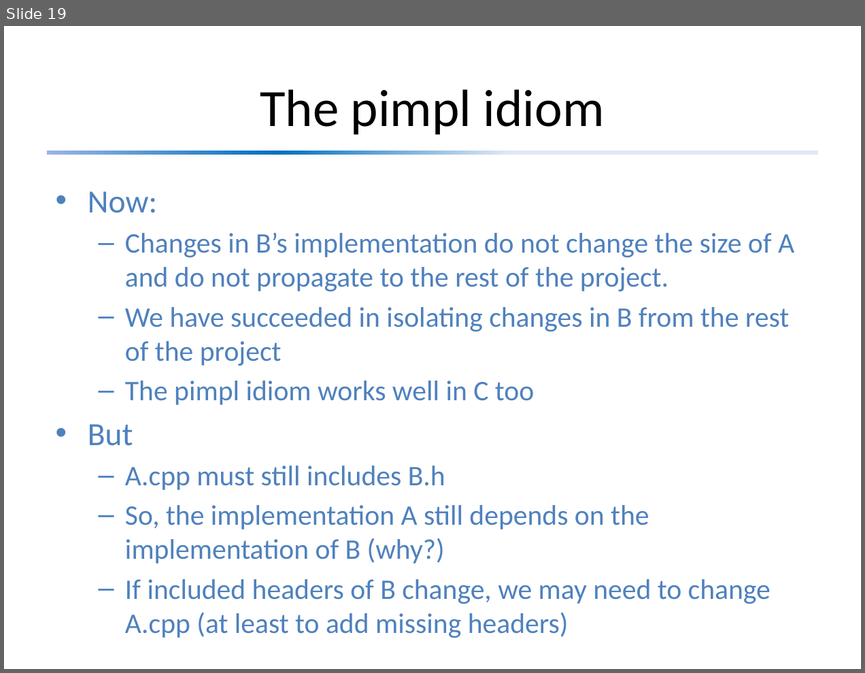
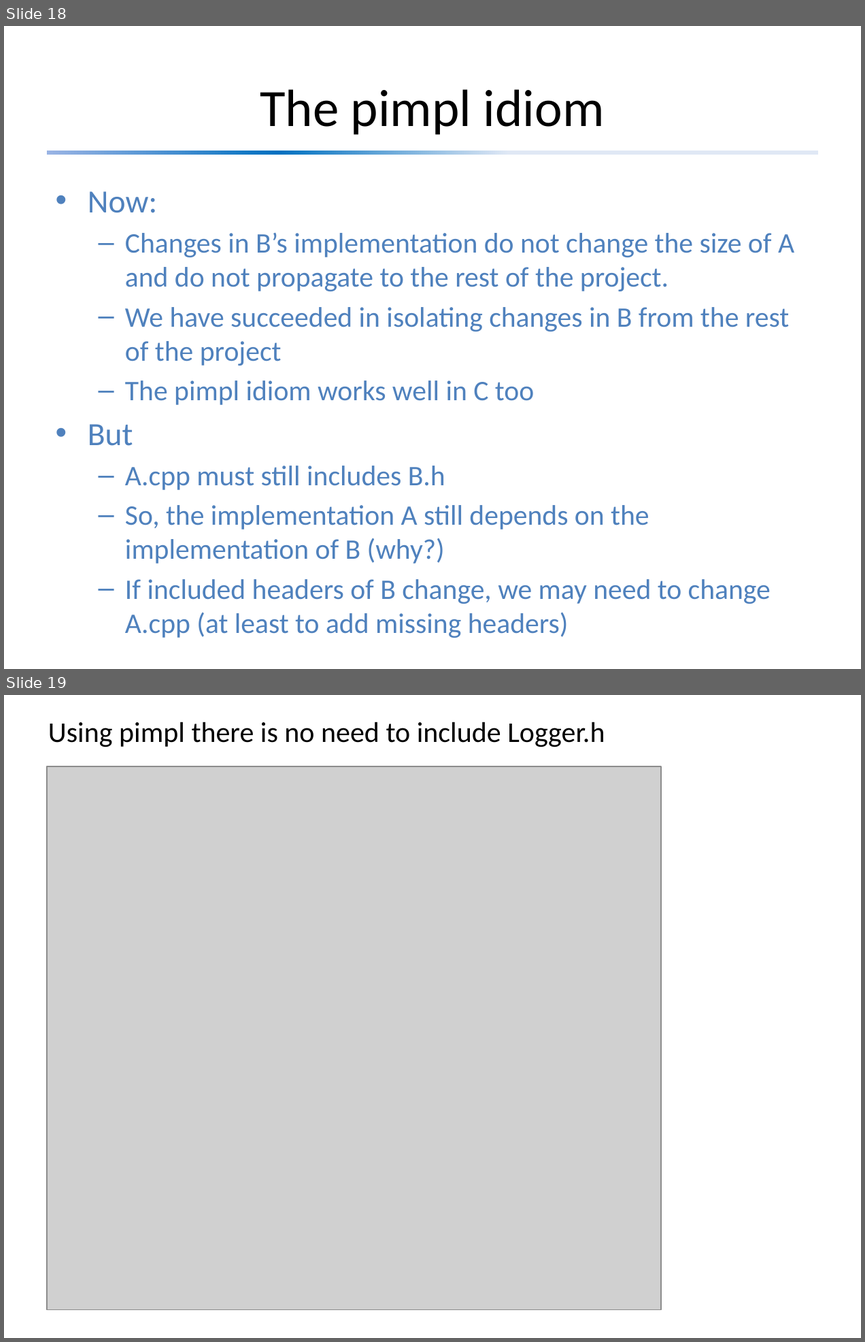
Before and after one commit to david-sackstein/solid-c-cpp, a slide deck: Module 3 - Decoupling Software.pptx. Shown one above the other, each under a label of ours: slide 19 before the commit, slides 18 and 19 after it. The pictures are 865x673 and 865x1342 pixels, drawn with LibreOffice and Linux fonts; fonts in the diff are those of the drawing; grey boxes stand for pictures. Boxes give left, top, right and bottom in pixels: in the first picture for what was removed or moved away, otherwise in the second. Text is boxed around its words. In the diff, an @@ line names an element or a change of style, - is before the commit and + after.

```diff
--- a/Module 3 - Decoupling Software.pptx
+++ b/Module 3 - Decoupling Software.pptx
@@ slide 19 added at [4, 695, 861, 1338], background #FFFFFF @@
@@ text added at [48, 722, 604, 747], 24 pt, text #000000 @@
+Using pimpl there is no need to include Logger.h
@@ picture added at [47, 766, 661, 1309] @@
@@ what was slide 19 is now slide 18 @@
```
Also in this commit, not shown: 2 slides changed, 1 other slide added, 1 slide removed, 7 other files.
